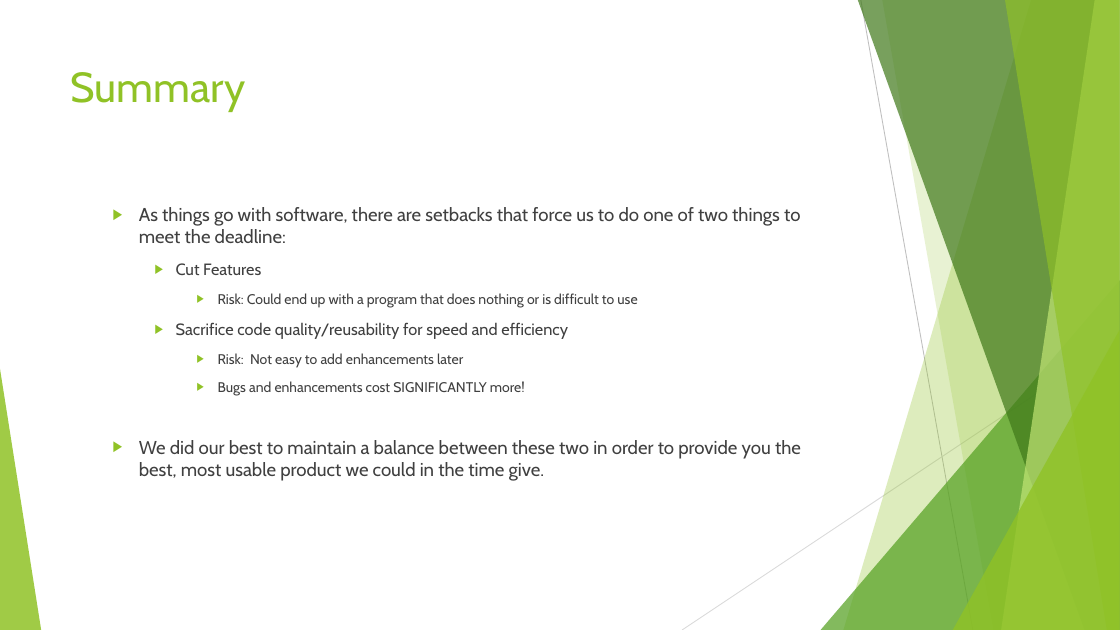
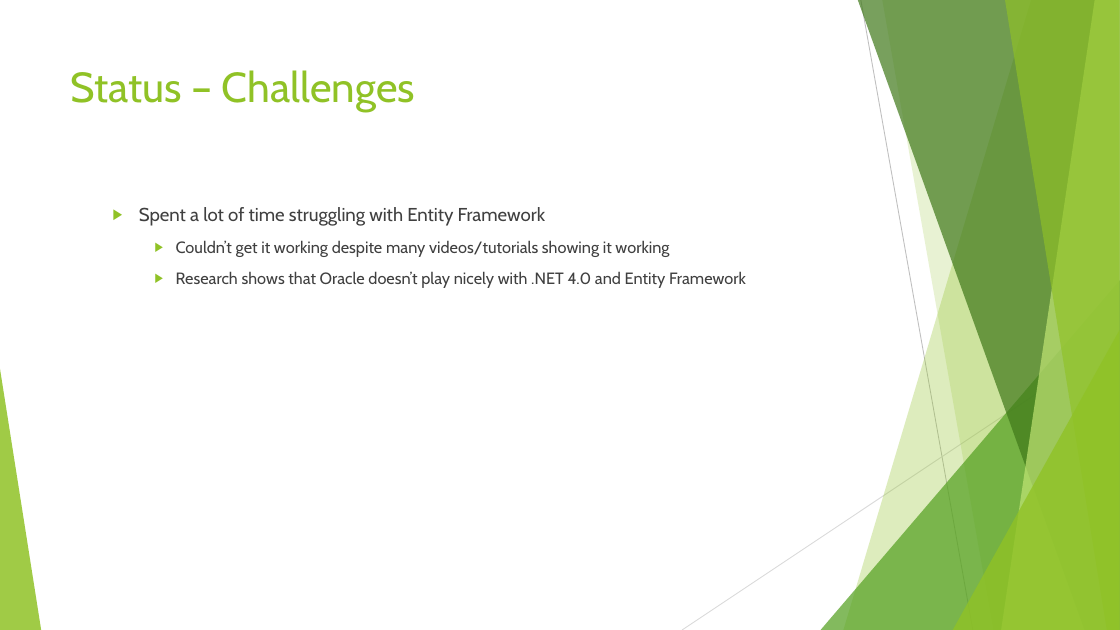
Before and after one commit to franzcatch/Clinic, a slide deck: slide 21 of Docs/Adam Franzen COSC6000 FA2 2016 Presentation 3.pptx (slide 18 before the commit). Drawn at 1120x630 pixels with LibreOffice and Linux fonts; fonts in the diff are those of the drawing. Boxes give left, top, right and bottom in pixels: in the first picture for what was removed or moved away, otherwise in the second. Text is boxed around its words. In the diff, an @@ line names an element or a change of style, - is before the commit and + after.

```diff
--- a/Docs/Adam Franzen COSC6000 FA2 2016 Presentation 3.pptx
+++ b/Docs/Adam Franzen COSC6000 FA2 2016 Presentation 3.pptx
@@ title at (x1=71, y1=70, x2=415, y2=112): text changed @@
-Summary
+Status – Challenges
@@ text at (x1=139, y1=207, x2=746, y2=288): text changed; size 16 to 14 pt @@
-  ▶ As things go with software, there are setbacks that force us to do one of two things to meet the deadline:
-    ▶ Cut Features
-      ▶ Risk: Could end up with a program that does nothing or is difficult to use
-    ▶ Sacrifice code quality/reusability for speed and efficiency
-      ▶ Risk: Not easy to add enhancements later
-      ▶ Bugs and enhancements cost SIGNIFICANTLY more!
-  ▶ We did our best to maintain a balance between these two in order to provide you the best, most usable product we could in the time give.
+  ▶ Spent a lot of time struggling with Entity Framework
+    ▶ Couldn’t get it working despite many videos/tutorials showing it working
+    ▶ Research shows that Oracle doesn’t play nicely with .NET 4.0 and Entity Framework
```
Also in this commit, not shown: 9 other slides changed, 5 slides added, 3 slides removed, 4 other files.
